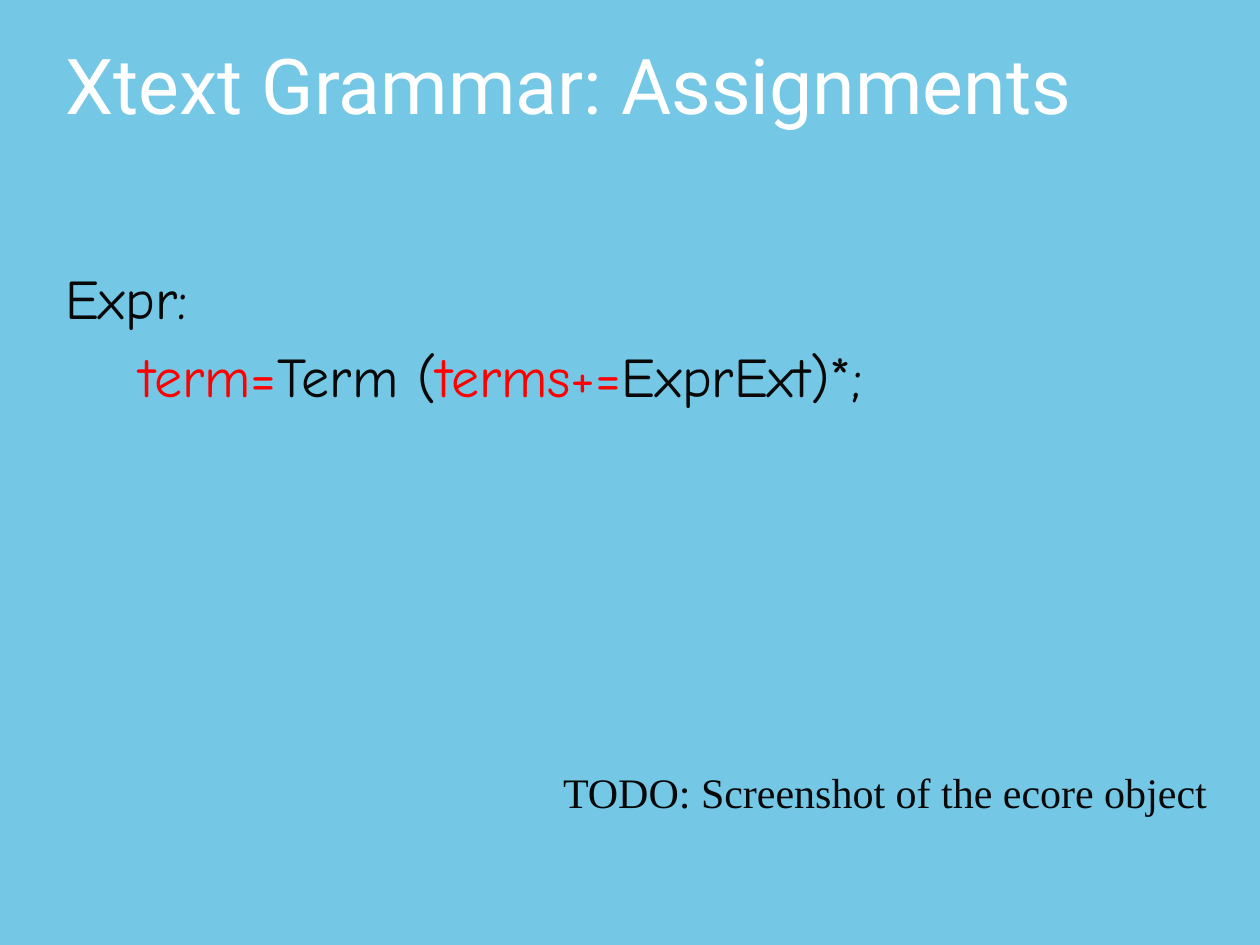
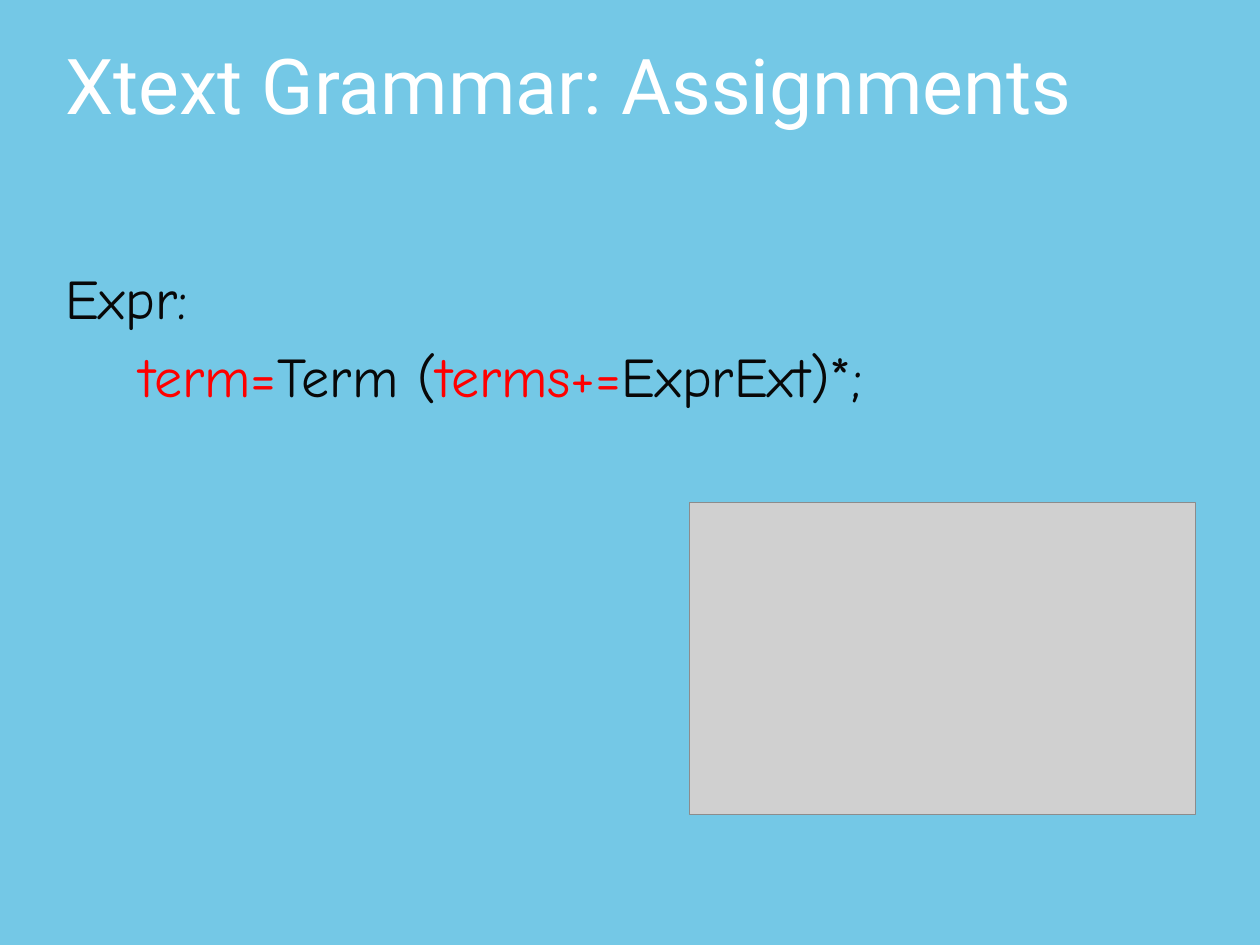
Before and after one commit to thomasfischl/xtext-workshop, a slide deck: slide 16 of xText Workshop.pptx. Drawn at 1260x945 pixels with LibreOffice and Linux fonts; fonts in the diff are those of the drawing; grey boxes stand for pictures; background and template pictures are left out. Boxes give left, top, right and bottom in pixels: in the first picture for what was removed or moved away, otherwise in the second. Text is boxed around its words. In the diff, an @@ line names an element or a change of style, - is before the commit and + after.

```diff
--- a/xText Workshop.pptx
+++ b/xText Workshop.pptx
@@ picture added at [689, 503, 1196, 815] @@
@@ text removed at [563, 778, 1207, 817] @@
-TODO: Screenshot of the ecore object
```
Also in this commit, not shown: 3 other slides changed, 1 slide added.
